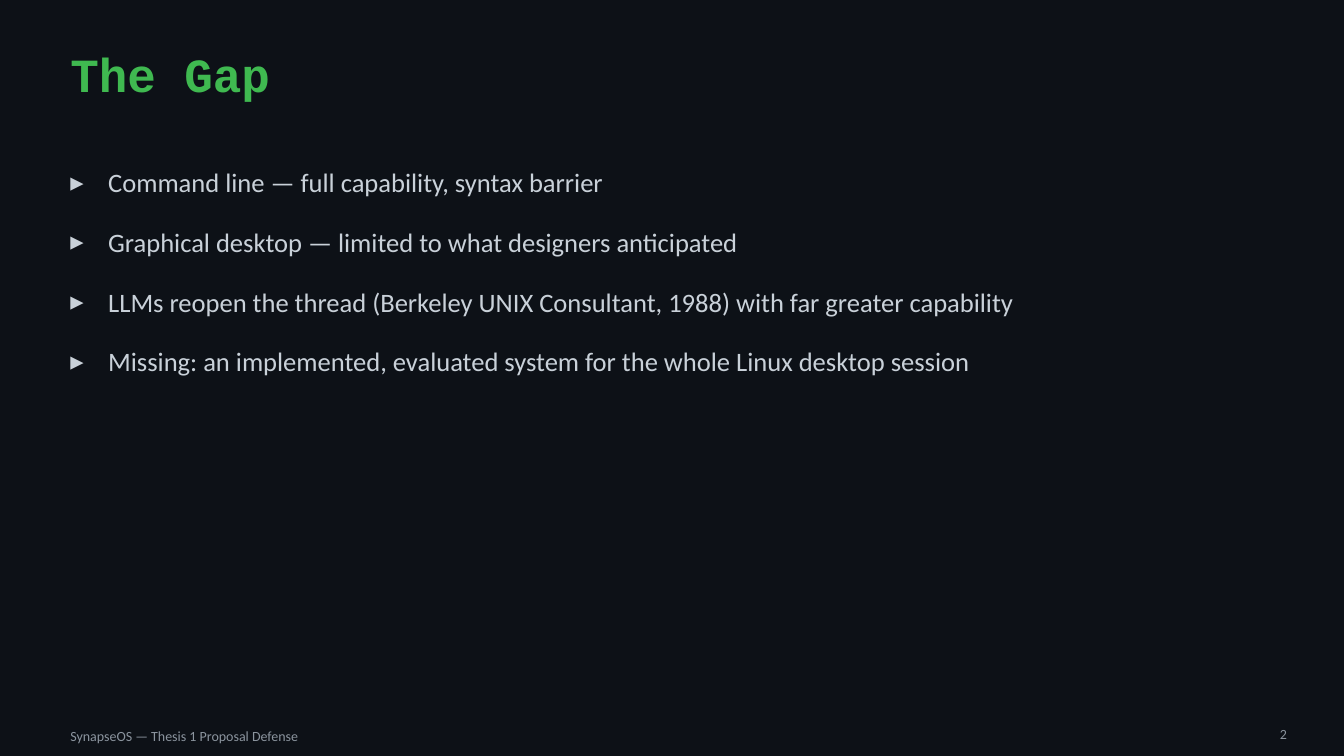
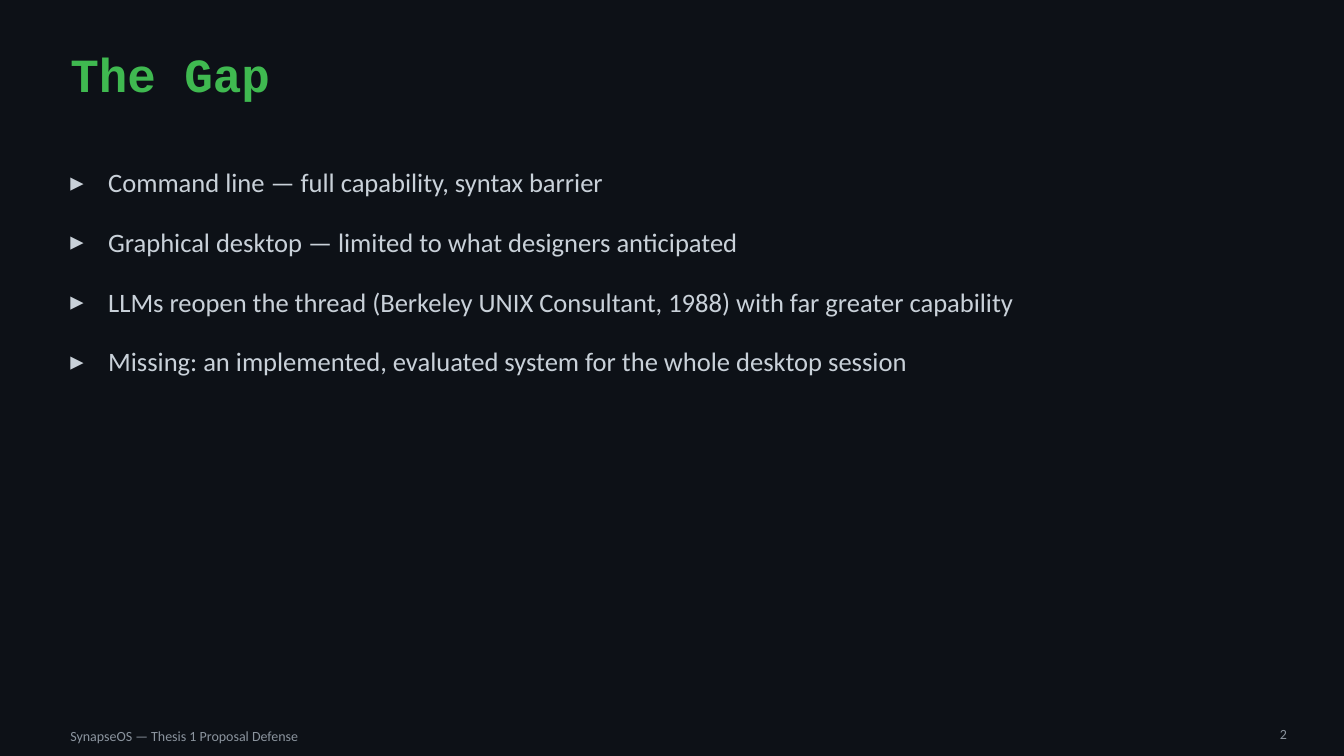
Before and after one commit to willardcsoriano/thesis, a slide deck: slide 2 of thesis 1/defense/SynapseOS_Proposal_Defense.pptx. Drawn at 1344x756 pixels with LibreOffice and Linux fonts; fonts in the diff are those of the drawing. Boxes give left, top, right and bottom in pixels: in the first picture for what was removed or moved away, otherwise in the second. Text is boxed around its words. In the diff, an @@ line names an element or a change of style, - is before the commit and + after.

```diff
--- a/thesis 1/defense/SynapseOS_Proposal_Defense.pptx
+++ b/thesis 1/defense/SynapseOS_Proposal_Defense.pptx
@@ text at (x1=108, y1=352, x2=906, y2=376): text changed @@
-▸ Missing: an implemented, evaluated system for the whole Linux desktop session
+▸ Missing: an implemented, evaluated system for the whole desktop session
```
Also in this commit, not shown: 1 other slide changed, 1 slide added, 2 other files.
